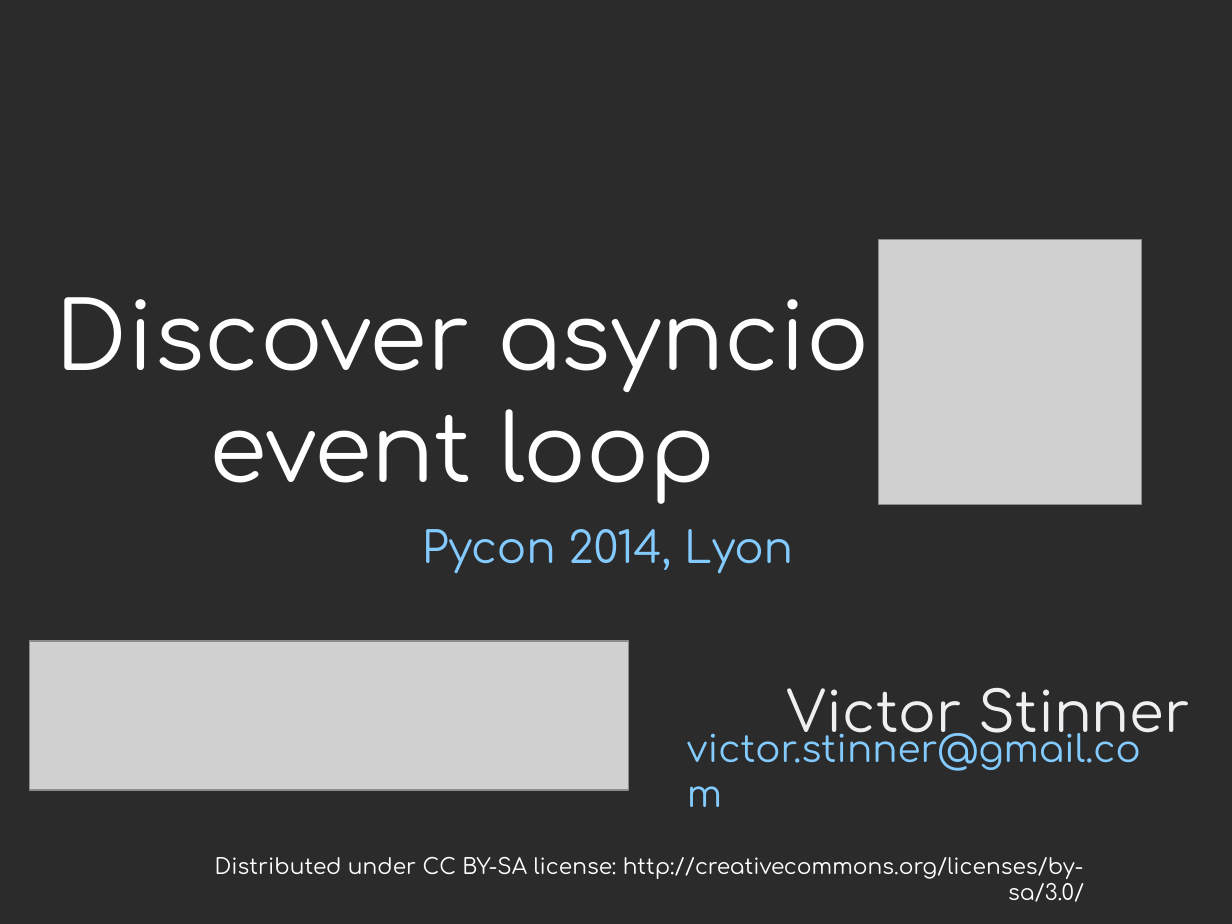
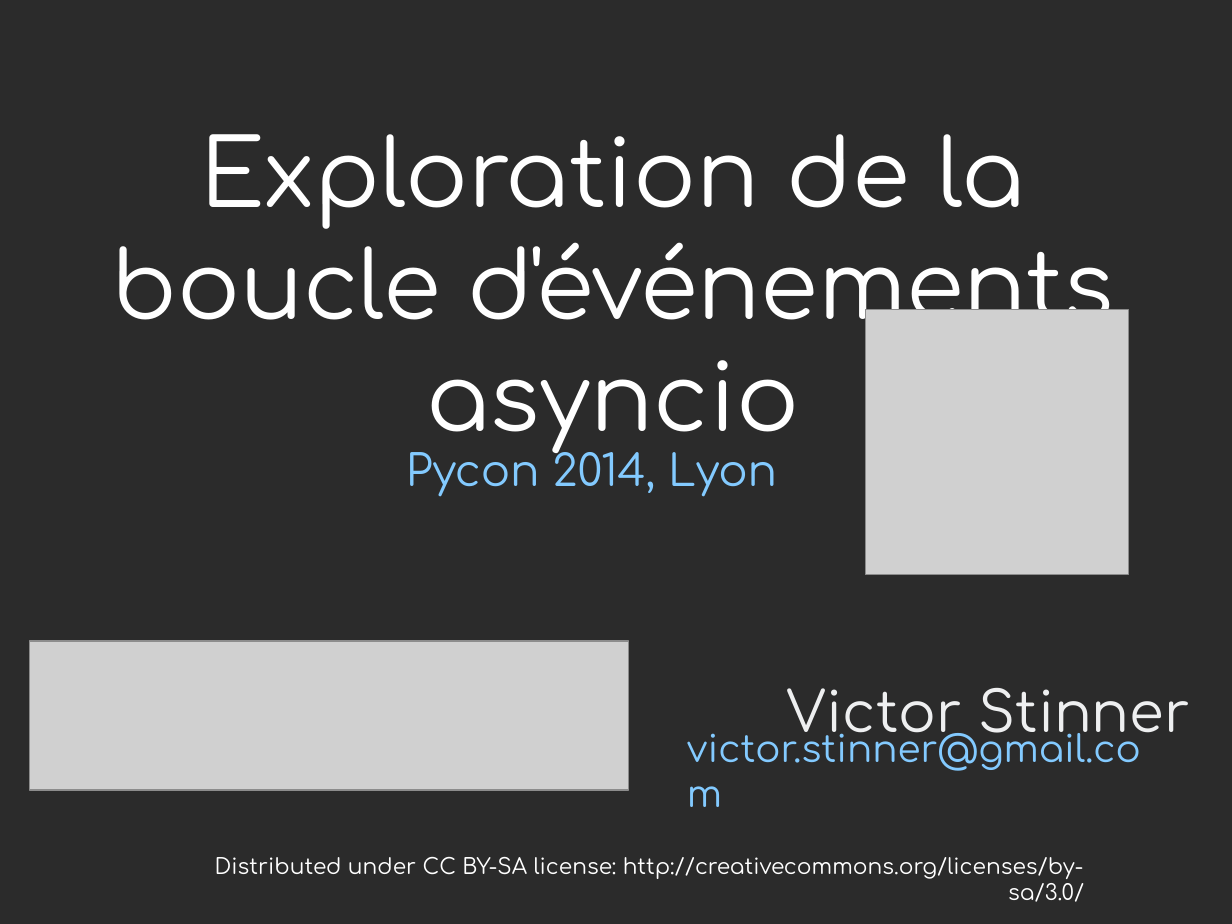
Before and after one commit to vstinner/talks, a slide deck: slide 1 of 2014-Pycon-Lyon/asyncio.odp. Drawn at 1232x924 pixels with LibreOffice and Linux fonts; fonts in the diff are those of the drawing; grey boxes stand for pictures; background and template pictures are left out; a plain dark background stands for a picture behind light text. Boxes give left, top, right and bottom in pixels: in the first picture for what was removed or moved away, otherwise in the second. Text is boxed around its words. In the diff, an @@ line names an element or a change of style, - is before the commit and + after.

```diff
--- a/2014-Pycon-Lyon/asyncio.odp
+++ b/2014-Pycon-Lyon/asyncio.odp
@@ text at (x1=111, y1=134, x2=1114, y2=452): text changed @@
-Discover asyncio
-event loop
+Exploration de la
+boucle d'événements
+asyncio
@@ picture moved from (x1=879, y1=239, x2=1141, y2=505) to (x1=865, y1=310, x2=1128, y2=576) @@
@@ subtitle "Pycon 2014, Lyon" rewrapped from (x1=422, y1=529, x2=793, y2=573) to (x1=406, y1=436, x2=777, y2=496) @@
```
Also in this commit, not shown: 13 other slides changed, 32 slides added, 18 slides removed, 11 other files.
